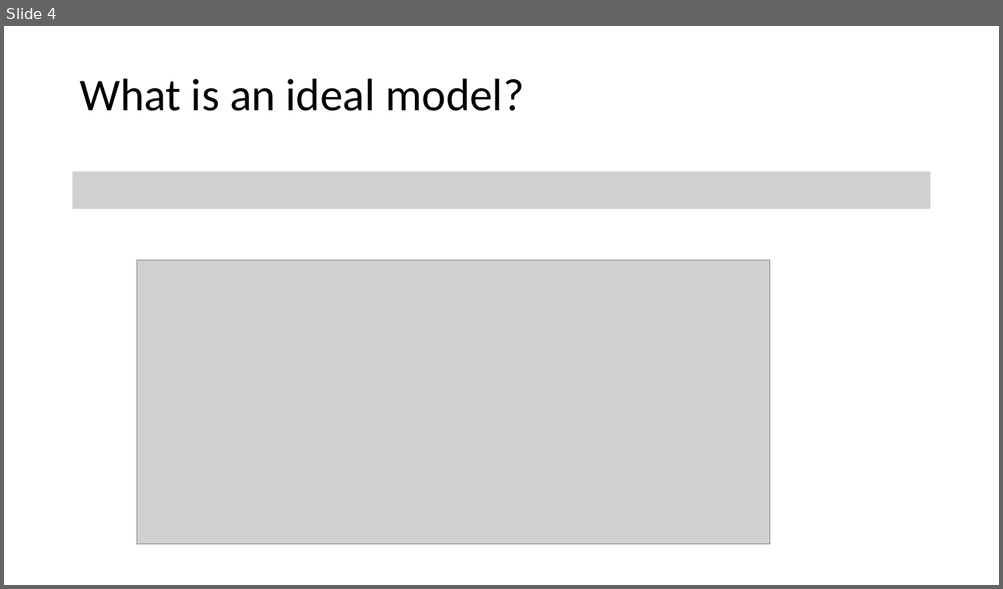
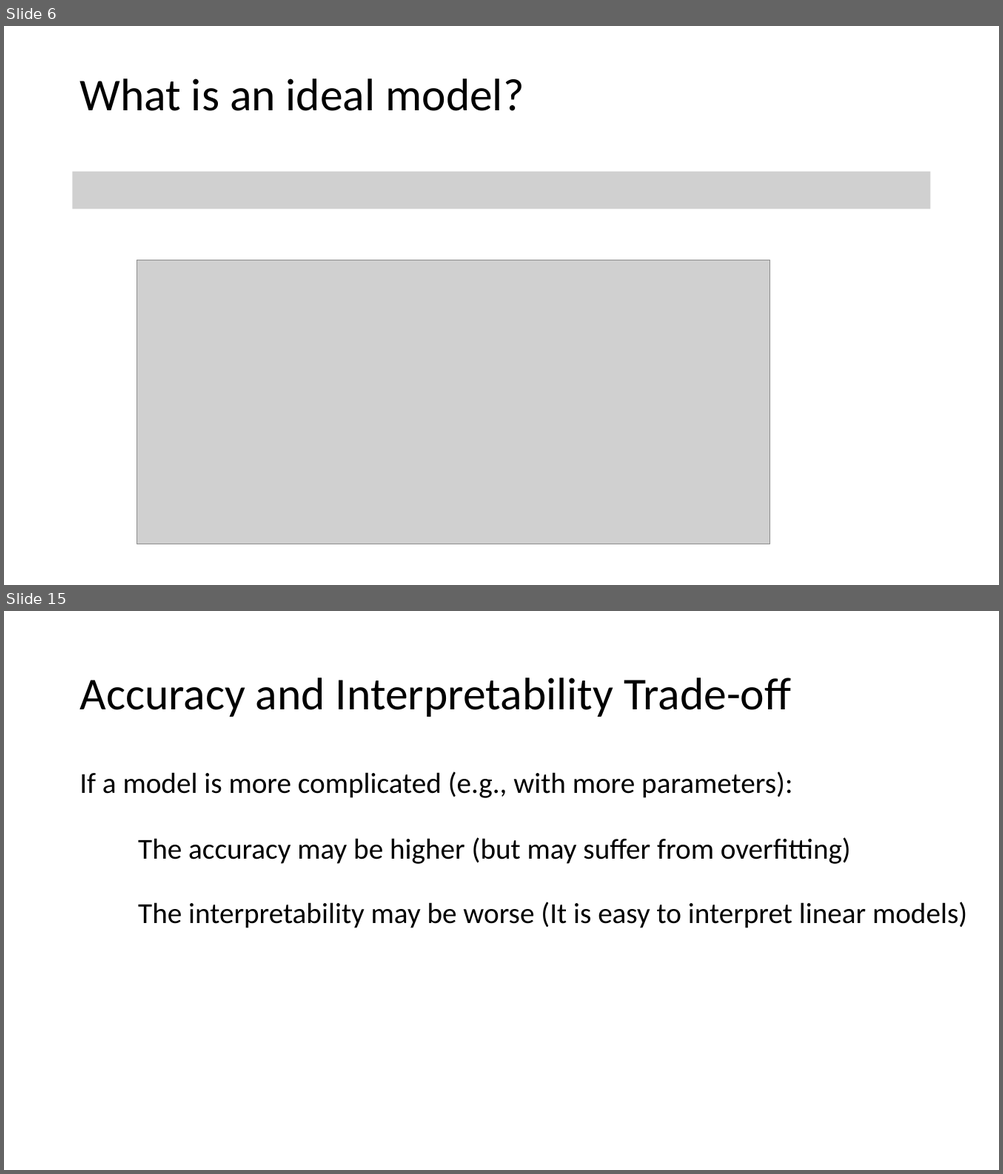
Before and after one commit to tianzheng4/tianzheng4.github.io, a slide deck: _umkc-teaching/slides/Lecture2 - Statistical Learning.pptx. Shown one above the other, each under a label of ours: slide 4 before the commit, slides 6 and 15 after it; the slides between them are not shown. The pictures are 1003x589 and 1003x1174 pixels, drawn with LibreOffice and Linux fonts; fonts in the diff are those of the drawing; grey boxes stand for pictures. Boxes give left, top, right and bottom in pixels: in the first picture for what was removed or moved away, otherwise in the second. Text is boxed around its words. In the diff, an @@ line names an element or a change of style, - is before the commit and + after.

```diff
--- a/_umkc-teaching/slides/Lecture2 - Statistical Learning.pptx
+++ b/_umkc-teaching/slides/Lecture2 - Statistical Learning.pptx
@@ slide 15 added at (4,611,999,1170), background #FFFFFF @@
@@ title added at (79,678,791,717), 44 pt, text #000000 @@
+Accuracy and Interpretability Trade-off
@@ text added at (79,772,792,798), 28 pt, text #000000 @@
+If a model is more complicated (e.g., with more parameters):
@@ text added at (138,837,851,864), 28 pt, text #000000 @@
+The accuracy may be higher (but may suffer from overfitting)
@@ text added at (138,902,967,928), 28 pt, text #000000 @@
+The interpretability may be worse (It is easy to interpret linear models)
@@ what was slide 4 is now slide 6 @@
```
Also in this commit, not shown: 1 slide changed, 9 other slides added, 2 slides removed, 2 other files.
